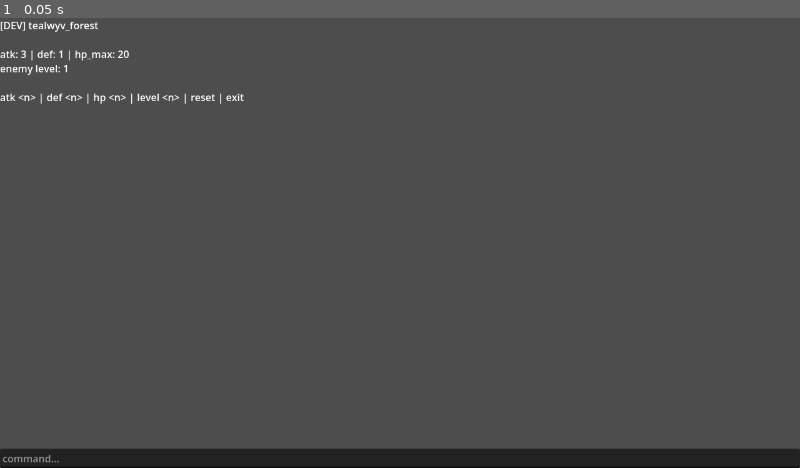
Above: before the commit, frame 1.
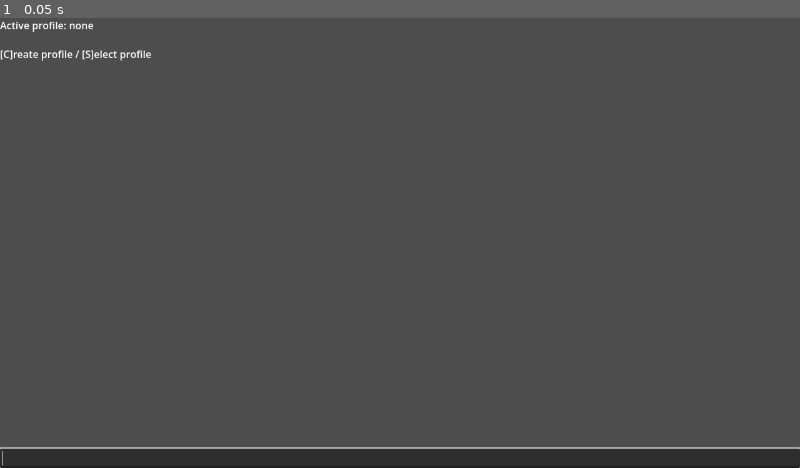
Above: after the commit, the same moment.

Repository: muraglim/proto-arch
Game: Godot game, scene res://core/main.tscn
Same seed, same stepped clock (60 frames per second), same inputs: the game is played once before the commit and once after it.
Inputs:
- Up to frame 1 (0.05 s): no input

The runs differ from the first frame. In frame 1, 1.1% of the frame differs, in the area x 0-100%, y 0-100%.

Commit message:
feat: add ProjectStart profile suite (ProjectStartChannel, ProfileCreationChannel, ProfileSelectionChannel)
introduces top-level user profile management, sitting above all prototype contexts. this is the first piece of the planned ProjectStart -> Session -> Town navigation chain that will allow per-profile character sets within Tealwyv (and future prototypes).

new state:

ProfileStore (AutoSaveStore, child of Keeper): holds profiles array (id, name, born_at per record) and active_profile_id.
ProfileLedger (Ledger, child of Firm): immutable profile constraints - max_name_length (16) and forbidden_chars (filesystem-unsafe set).

new channels:

ProjectStartChannel: router/hub. displays active profile name, offers [C]reate / [S]elect. single-keystroke input (text_changed), same idiom as TealwyvForestChannel.
ProfileCreationChannel: name entry via text_submitted. validates against empty input, forbidden characters (lists full forbidden set on failure), and uniqueness (case-insensitive) against existing profile names. creates profile record, sets it active, EXITs back to ProjectStart.
ProfileSelectionChannel: lists existing profile names, matches typed input case-insensitively, sets active_profile_id, EXITs back to ProjectStart. no-match is a silent retry - intentionally minimal,
flagged for future polish.

boot path:

_nav_dest_Ledger updated with entries for all three new channels.
Main's boot scene changed from dev_forest_channel to project_start_channel. dev_forest_channel intentionally left off all nav surfaces - it reads TealwyvPlayerStore as a singleton, an assumption the upcoming character-model work will break.

convention note:

surfaced and fixed a latent channel_init()/channel_show() lifecycle issue: signal connection (text_changed/text_submitted) belongs in
channel_init() (fires once, symmetric with channel_shutdown's disconnect), not channel_show() (repeats on every front promotion). applied to all three new channels. TealwyvForestChannel has the same latent issue but is left as-is pending its upcoming refactor.

Profile autoload deliberately not introduced yet - current channels read/write ProfileStore and ProfileLedger directly via Keeper/Firm, consistent with existing facade usage. revisit if/when Session (or a second prototype's equivalent) shows a repeated cross-context access pattern.

Diff:
--- /dev/null
+++ b/channels/profile_creation_channel.gd
@@ -0,0 +1,59 @@
+class_name ProfileCreationChannel
+extends Channel
+
+@onready var output: RichTextLabel = $MarginContainer/VBoxContainer/Output
+@onready var input: LineEdit = $MarginContainer/VBoxContainer/Input
+
+func channel_init() -> void:
+	input.text_submitted.connect(_on_text_submitted)
+
+func channel_show() -> void:
+	set_anchors_and_offsets_preset(Control.PRESET_FULL_RECT)
+	var max_len = Firm.get_value("profile_ledger", "max_name_length")
+	input.max_length = max_len
+	input.grab_focus()
+	output.text = "Enter a name for your new profile (max %d characters):" % max_len
+
+func _on_text_submitted(text: String) -> void:
+	var profile_name = text.strip_edges()
+	var max_len = Firm.get_value("profile_ledger", "max_name_length")
+	var forbidden_chars = Firm.get_value("profile_ledger", "forbidden_chars")
+
+	if profile_name.is_empty():
+		output.text = "Name cannot be empty. Try again:"
+		input.text = ""
+		return
+
+	for ch in forbidden_chars:
+		if profile_name.contains(ch):
+			output.text = "Name contains a forbidden character. Forbidden characters: %s\n\nTry again:" % " ".join(forbidden_chars)
+			input.text = ""
+			return
+
+	var profiles = Keeper.get_value("profile_store", "profiles", [])
+	for profile in profiles:
+		if profile["name"].to_lower() == profile_name.to_lower():
+			output.text = "That name is already taken. Try again:"
+			input.text = ""
+			return
+
+	if profile_name.length() == max_len:
+		output.text = "Note: %d characters is the maximum length." % max_len
+
+	_create_profile(profile_name)
+
+func _create_profile(profile_name: String) -> void:
+	var profiles = Keeper.get_value("profile_store", "profiles", [])
+	var new_id = "%d_%d" % [Time.get_unix_time_from_system(), randi()]
+	var new_profile = {
+		"id": new_id,
+		"name": profile_name,
+		"born_at": Time.get_datetime_string_from_system(),
+	}
+	profiles.append(new_profile)
+	Keeper.set_value("profile_store", "profiles", profiles)
+	Keeper.set_value("profile_store", "active_profile_id", new_id)
+	Nav.to_swap(self, get_nav("project_start_channel"), SwapAction.EXIT)
+
+func channel_shutdown() -> void:
+	input.text_submitted.disconnect(_on_text_submitted)
--- /dev/null
+++ b/channels/profile_creation_channel.tscn
@@ -0,0 +1,30 @@
+[gd_scene format=3 uid="uid://dptmj2me8xs7t"]
+
+[ext_resource type="Script" uid="uid://cr7sf04b4utjh" path="res://channels/profile_creation_channel.gd" id="1_4r077"]
+
+[node name="ProfileCreationChannel" type="Control" unique_id=953198021]
+layout_mode = 3
+anchors_preset = 15
+anchor_right = 1.0
+anchor_bottom = 1.0
+grow_horizontal = 2
+grow_vertical = 2
+script = ExtResource("1_4r077")
+
+[node name="MarginContainer" type="MarginContainer" parent="." unique_id=1849459079]
+layout_mode = 1
+anchors_preset = 15
+anchor_right = 1.0
+anchor_bottom = 1.0
+grow_horizontal = 2
+grow_vertical = 2
+
+[node name="VBoxContainer" type="VBoxContainer" parent="MarginContainer" unique_id=1827956728]
+layout_mode = 2
+
+[node name="Output" type="RichTextLabel" parent="MarginContainer/VBoxContainer" unique_id=1519164921]
+layout_mode = 2
+size_flags_vertical = 3
+
+[node name="Input" type="LineEdit" parent="MarginContainer/VBoxContainer" unique_id=1924342444]
+layout_mode = 2
--- /dev/null
+++ b/channels/profile_selection_channel.gd
@@ -0,0 +1,34 @@
+class_name ProfileSelectionChannel
+extends Channel
+
+@onready var output: RichTextLabel = $MarginContainer/VBoxContainer/Output
+@onready var input: LineEdit = $MarginContainer/VBoxContainer/Input
+
+func channel_init() -> void:
+	input.text_submitted.connect(_on_text_submitted)
+
+func channel_show() -> void:
+	set_anchors_and_offsets_preset(Control.PRESET_FULL_RECT)
+	input.grab_focus()
+	_update_display()
+
+func _update_display() -> void:
+	var profiles = Keeper.get_value("profile_store", "profiles", [])
+	var lines: Array = []
+	for profile in profiles:
+		lines.append(profile["name"])
+	output.text = "\n".join(lines) + "\n\nType a profile name to select it:"
+
+func _on_text_submitted(text: String) -> void:
+	var profile_name = text.strip_edges().to_lower()
+	input.text = ""
+	var profiles = Keeper.get_value("profile_store", "profiles", [])
+	for profile in profiles:
+		if profile["name"].to_lower() == profile_name:
+			Keeper.set_value("profile_store", "active_profile_id", profile["id"])
+			Nav.to_swap(self, get_nav("project_start_channel"), SwapAction.EXIT)
+			return
+	# no match — silent failure, user retries
+
+func channel_shutdown() -> void:
+	input.text_submitted.disconnect(_on_text_submitted)
--- /dev/null
+++ b/channels/profile_selection_channel.tscn
@@ -0,0 +1,30 @@
+[gd_scene format=3 uid="uid://cpkl8yxrdjnq8"]
+
+[ext_resource type="Script" uid="uid://d0ehm8fspgjwc" path="res://channels/profile_selection_channel.gd" id="1_2yvqd"]
+
+[node name="ProfileSelectionChannel" type="Control" unique_id=1887765785]
+layout_mode = 3
+anchors_preset = 15
+anchor_right = 1.0
+anchor_bottom = 1.0
+grow_horizontal = 2
+grow_vertical = 2
+script = ExtResource("1_2yvqd")
+
+[node name="MarginContainer" type="MarginContainer" parent="." unique_id=1178996918]
+layout_mode = 1
+anchors_preset = 15
+anchor_right = 1.0
+anchor_bottom = 1.0
+grow_horizontal = 2
+grow_vertical = 2
+
+[node name="VBoxContainer" type="VBoxContainer" parent="MarginContainer" unique_id=2082172202]
+layout_mode = 2
+
+[node name="Output" type="RichTextLabel" parent="MarginContainer/VBoxContainer" unique_id=438619723]
+layout_mode = 2
+size_flags_vertical = 3
+
+[node name="Input" type="LineEdit" parent="MarginContainer/VBoxContainer" unique_id=620321559]
+layout_mode = 2
--- /dev/null
+++ b/channels/project_start_channel.gd
@@ -0,0 +1,40 @@
+class_name ProjectStartChannel
+extends Channel
+
+@onready var output: RichTextLabel = $MarginContainer/VBoxContainer/Output
+@onready var input: LineEdit = $MarginContainer/VBoxContainer/Input
+
+func channel_init() -> void:
+	input.text_changed.connect(_on_input_changed)
+
+func channel_show() -> void:
+	set_anchors_and_offsets_preset(Control.PRESET_FULL_RECT)
+	input.max_length = 1
+	input.grab_focus()
+	_update_display()
+
+func _update_display() -> void:
+	var active_id = Keeper.get_value("profile_store", "active_profile_id")
+	var profiles = Keeper.get_value("profile_store", "profiles", [])
+	var active_name = "none"
+	if not active_id.is_empty():
+		for profile in profiles:
+			if profile["id"] == active_id:
+				active_name = profile["name"]
+				break
+	output.text = "Active profile: %s\n\n[C]reate profile / [S]elect profile" % active_name
+
+func _on_input_changed(text: String) -> void:
+	input.text = ""
+	var action = text.strip_edges().to_lower()
+	match action:
+		"c":
+			Nav.to_swap(self, get_nav("profile_creation_channel"), SwapAction.SWAP)
+		"s":
+			Nav.to_swap(self, get_nav("profile_selection_channel"), SwapAction.SWAP)
+
+func channel_shutdown() -> void:
+	input.text_changed.disconnect(_on_input_changed)
+
+func channel_resume() -> void:
+	_update_display()
--- /dev/null
+++ b/channels/project_start_channel.tscn
@@ -0,0 +1,30 @@
+[gd_scene format=3 uid="uid://dkry5u0nj8atq"]
+
+[ext_resource type="Script" uid="uid://chvp13pnlgp5i" path="res://channels/project_start_channel.gd" id="1_skmvw"]
+
+[node name="ProjectStartChannel" type="Control" unique_id=1244238205]
+layout_mode = 3
+anchors_preset = 15
+anchor_right = 1.0
+anchor_bottom = 1.0
+grow_horizontal = 2
+grow_vertical = 2
+script = ExtResource("1_skmvw")
+
+[node name="MarginContainer" type="MarginContainer" parent="." unique_id=1544154193]
+layout_mode = 1
+anchors_preset = 15
+anchor_right = 1.0
+anchor_bottom = 1.0
+grow_horizontal = 2
+grow_vertical = 2
+
+[node name="VBoxContainer" type="VBoxContainer" parent="MarginContainer" unique_id=2012996870]
+layout_mode = 2
+
+[node name="Output" type="RichTextLabel" parent="MarginContainer/VBoxContainer" unique_id=113486055]
+layout_mode = 2
+size_flags_vertical = 3
+
+[node name="Input" type="LineEdit" parent="MarginContainer/VBoxContainer" unique_id=1306607046]
+layout_mode = 2
--- a/core/firm.tscn
+++ b/core/firm.tscn
@@ -4,6 +4,7 @@
 [ext_resource type="Script" uid="uid://dqki0i06ekyd5" path="res://ledgers/_nav_dest_Ledger.gd" id="3_kf056"]
 [ext_resource type="Script" uid="uid://cfwxsg5tc11vt" path="res://ledgers/tealwyv_forest_Ledger.gd" id="4_bfjnt"]
 [ext_resource type="Script" uid="uid://b82fjd2bptfp2" path="res://ledgers/_channel_dep_Ledger.gd" id="5_0mvt0"]
+[ext_resource type="Script" uid="uid://dxmduqcmkv4w4" path="res://ledgers/profile_Ledger.gd" id="5_tv8u2"]
 
 [node name="Firm" type="Node" unique_id=546857787]
 script = ExtResource("1_jvs3s")
@@ -16,3 +17,6 @@
 
 [node name="_channel_dep_Ledger" type="Node" parent="." unique_id=1392434175]
 script = ExtResource("5_0mvt0")
+
+[node name="profile_Ledger" type="Node" parent="." unique_id=196129126]
+script = ExtResource("5_tv8u2")
--- a/core/keeper.tscn
+++ b/core/keeper.tscn
@@ -7,6 +7,7 @@
 [ext_resource type="Script" uid="uid://dw7al5n1t7ui3" path="res://stores/tealwyv_player_store.gd" id="6_1qa4x"]
 [ext_resource type="Script" uid="uid://dah77mrkcmp7c" path="res://stores/_dev_Store.gd" id="7_1qa4x"]
 [ext_resource type="Script" uid="uid://cm70cvnxnh10s" path="res://stores/tealwyv_luck_Store.gd" id="7_trhg3"]
+[ext_resource type="Script" uid="uid://4iwjgqs37g7t" path="res://stores/profile_Store.gd" id="8_trhg3"]
 
 [node name="Keeper" type="Node" unique_id=1832446812]
 script = ExtResource("1_d8g3g")
@@ -34,3 +35,6 @@
 script = ExtResource("7_trhg3")
 verbose = null
 metadata/_custom_type_script = "uid://ck2m36eivvd13"
+
+[node name="profile_Store" type="Node" parent="." unique_id=661357842]
+script = ExtResource("8_trhg3")
--- a/core/main.gd
+++ b/core/main.gd
@@ -13,7 +13,7 @@
 		Channel.SwapAction.EXIT: dismiss_channel,
 		Channel.SwapAction.SWAP: swap_channel
 	}
-	var entry = Firm.get_value("_nav_dest_ledger", "dev_forest_channel")
+	var entry = Firm.get_value("_nav_dest_ledger", "project_start_channel")
 	if Guard.is_invalid_uid(entry, "[Main] _ready()"): return
 	var boot_scene = entry["uid"]
 	if Guard.is_unresolved(boot_scene, "[Main] _ready()"): return
--- a/ledgers/_nav_dest_Ledger.gd
+++ b/ledgers/_nav_dest_Ledger.gd
@@ -39,4 +39,16 @@
 			"uid": "uid://d0m12nbxa0wbh",
 			"type": "channel"
 		},
+		"profile_selection_channel": {
+			"uid": "uid://cpkl8yxrdjnq8",
+			"type": "channel"
+		},
+		"profile_creation_channel": {
+			"uid": "uid://dptmj2me8xs7t",
+			"type": "channel"
+		},
+		"project_start_channel": {
+			"uid": "uid://dkry5u0nj8atq",
+			"type": "channel"
+		},
 	}
--- /dev/null
+++ b/ledgers/profile_Ledger.gd
@@ -0,0 +1,8 @@
+class_name profile_Ledger
+extends Ledger
+
+func _ready() -> void:
+	data = {
+		"max_name_length": 16,
+		"forbidden_chars": ["/", "\\", "?", "*", ":", "|", "\"", "<", ">", "~"],
+	}
--- /dev/null
+++ b/stores/profile_Store.gd
@@ -0,0 +1,8 @@
+class_name profile_Store
+extends AutoSaveStore
+
+func _init_defaults() -> void:
+	data = {
+		"profiles": [],
+		"active_profile_id": "",
+	}
Not shown, added: channels/profile_creation_channel.gd.uid
Not shown, added: channels/profile_selection_channel.gd.uid
Not shown, added: channels/project_start_channel.gd.uid
Not shown, added: ledgers/profile_Ledger.gd.uid
Not shown, added: stores/profile_Store.gd.uid
